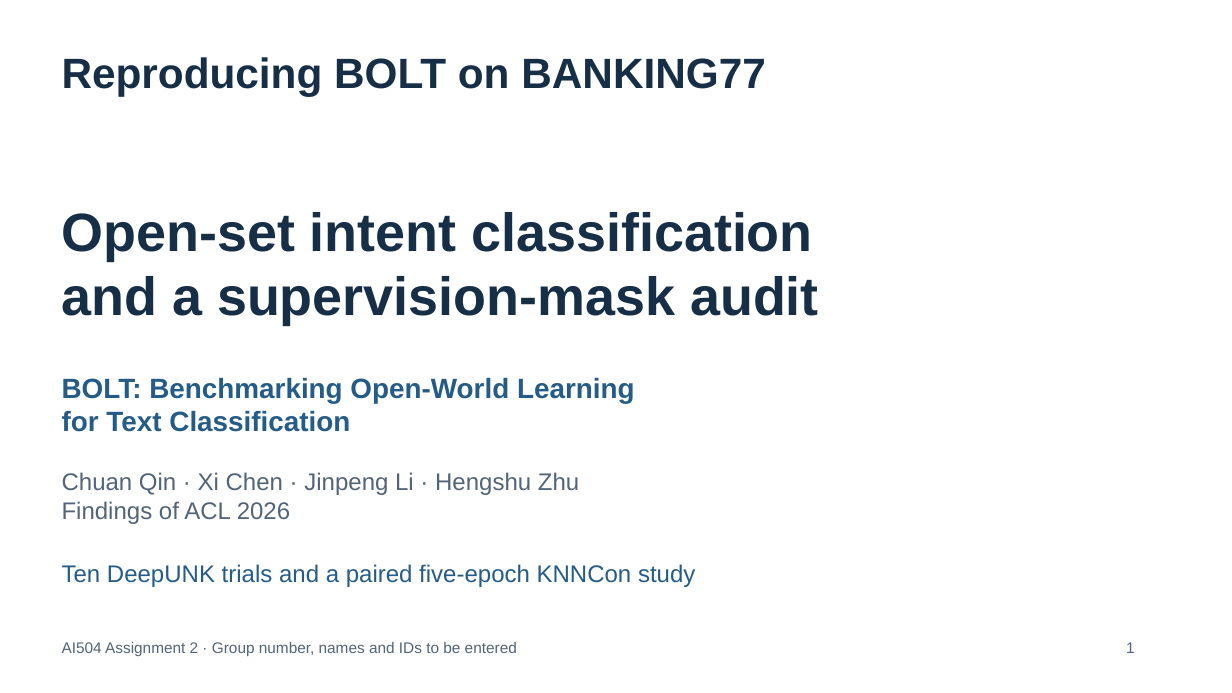
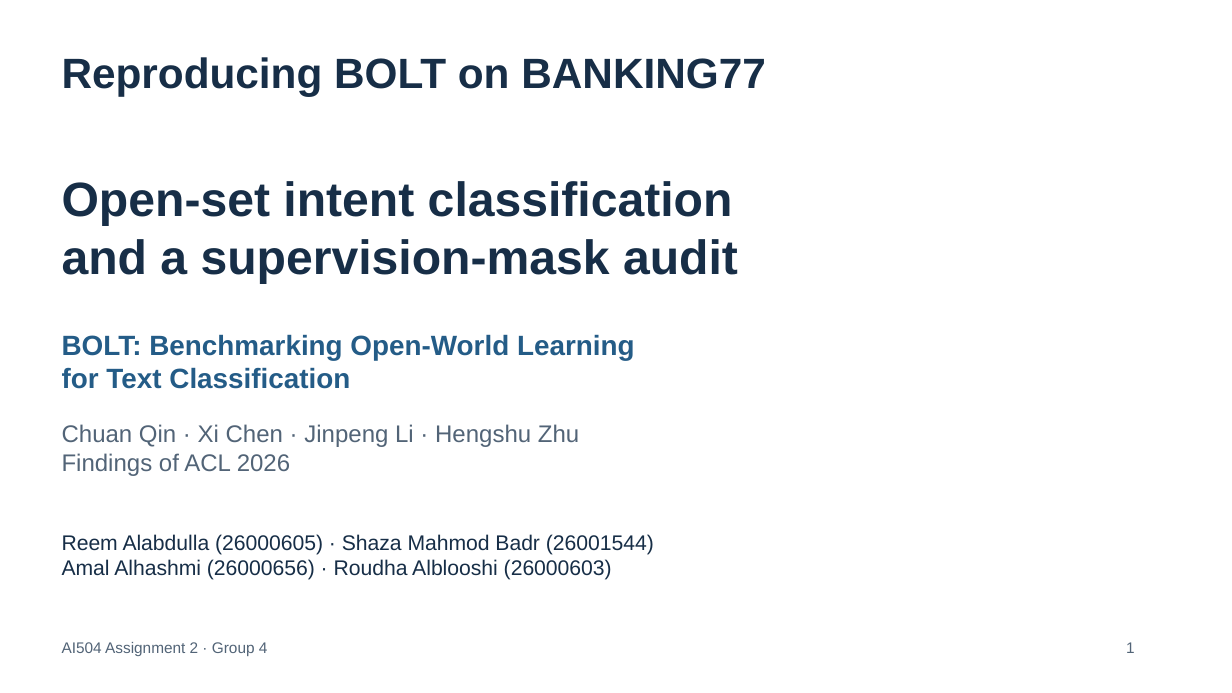
Before and after one commit to emailextra/AI504-BOLT-Reproduction, a slide deck: slide 1 of Slides.pptx. Drawn at 1232x693 pixels with LibreOffice and Linux fonts; fonts in the diff are those of the drawing. Boxes give left, top, right and bottom in pixels: in the first picture for what was removed or moved away, otherwise in the second. Text is boxed around its words. In the diff, an @@ line names an element or a change of style, - is before the commit and + after.

Commit message:
Finalize Group 04 identities, confirmed contributions and presenter allocation

```diff
--- a/Slides.pptx
+++ b/Slides.pptx
@@ text "Open-set intent classification" moved from (x1=62, y1=212, x2=819, y2=325) to (x1=62, y1=181, x2=738, y2=284) @@
@@ text "Open-set intent classification" at (x1=62, y1=181, x2=738, y2=284): size 42 to 37.5 pt @@
@@ text "BOLT: Benchmarking Open-World Learning" moved from (x1=62, y1=377, x2=635, y2=432) to (x1=62, y1=334, x2=635, y2=389) @@
@@ text "Chuan Qin · Xi Chen ..." moved from (x1=62, y1=472, x2=579, y2=524) to (x1=62, y1=424, x2=579, y2=476) @@
@@ text at (x1=62, y1=534, x2=654, y2=580): text changed; size 18.8 to 16.5 pt; text colour #245C87 to #172E47 @@
-Ten DeepUNK trials and a paired five-epoch KNNCon study
+Reem Alabdulla (26000605) · Shaza Mahmod Badr (26001544)
+Amal Alhashmi (26000656) · Roudha Alblooshi (26000603)
@@ text at (x1=62, y1=642, x2=268, y2=656): text changed @@
-AI504 Assignment 2 · Group number, names and IDs to be entered
+AI504 Assignment 2 · Group 4
```
Also in this commit, not shown: 13 other files.
